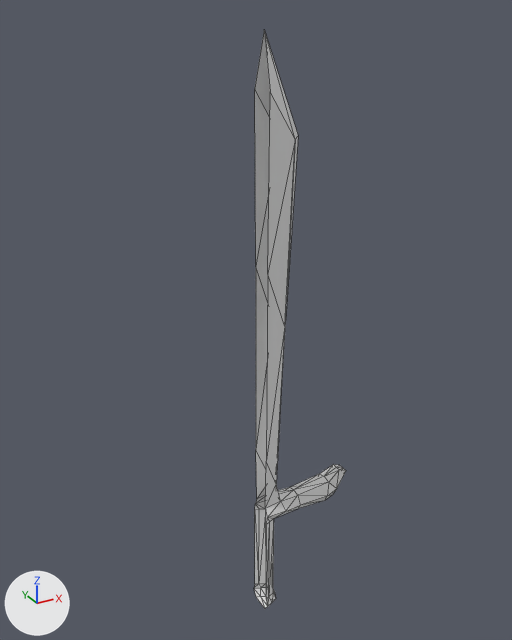
The COLLADA model characters/player/sword.dae, before and after one commit.
Before and after are seen from a 50 mm lens placed at (1.84, -2.46, 1.43), pointed at (3.3, 0.2, 0.1). The axes (+X, +Y, +Z) are drawn at lower left. The lights are the same throughout. Mesh edges are drawn as thin lines. Where no turn or scale is listed for an object, it has been applied to the vertices.

In view in the first picture: 'Sword'.
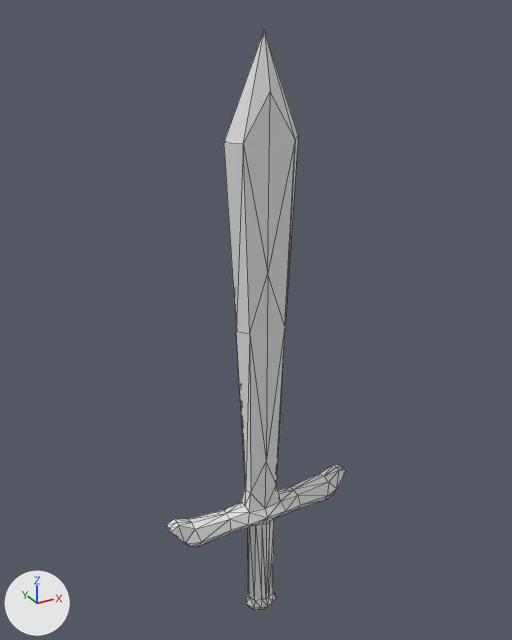
Patch to the scene script:
```diff
--- a/characters/player/sword.dae.py
+++ b/characters/player/sword.dae.py
@@ me_cube @@
 # used by ob_sword; location = (3.279, 0.048, 0.264)
-me_cube.from_pydata(...)  # 81 vertices, 141 faces; spans x 0.0..0.51, y -0.01..0.14, z -1.83..1.09
+me_cube.from_pydata(...)  # 143 vertices, 282 faces; spans x -0.51..0.51, y -0.01..0.14, z -1.83..1.09
+# me_cube part 1
+# 62 vertices are added at x -0.51..-0.02, y 0.0..0.13, z -1.83..0.68
+# 141 new faces join them
```

What differs and where, as boxes [x1, y1, x2, y2] in the pictures (512 x 640 px):
'Sword', reshaped (95% wider): before [254, 30, 346, 609]; after [166, 30, 346, 610]
part 1 of me_cube, added: after [166, 31, 270, 610]
